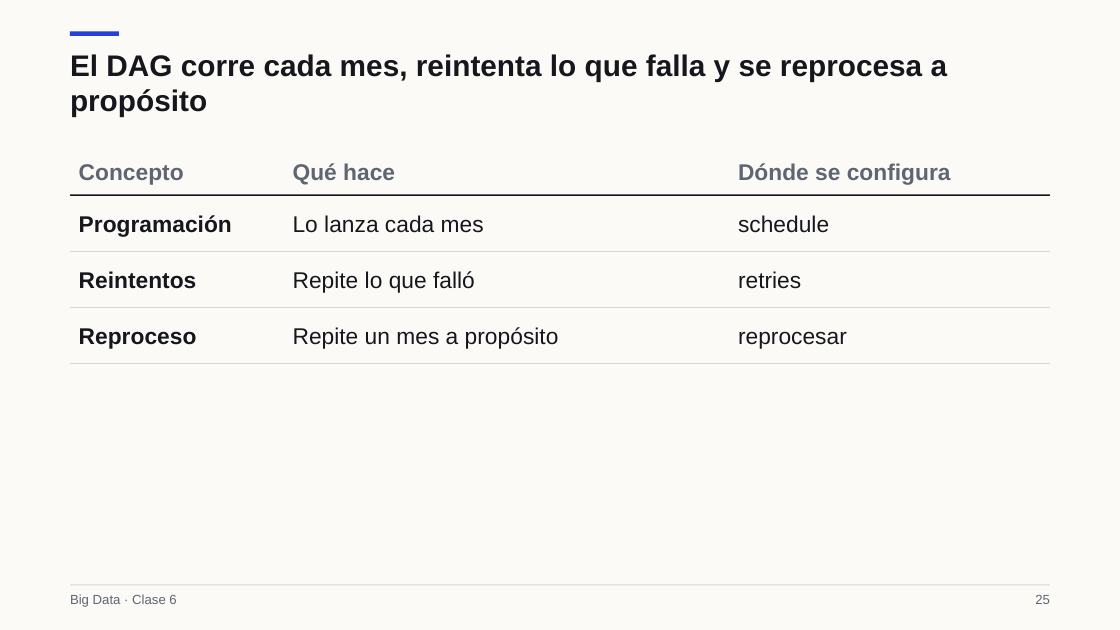
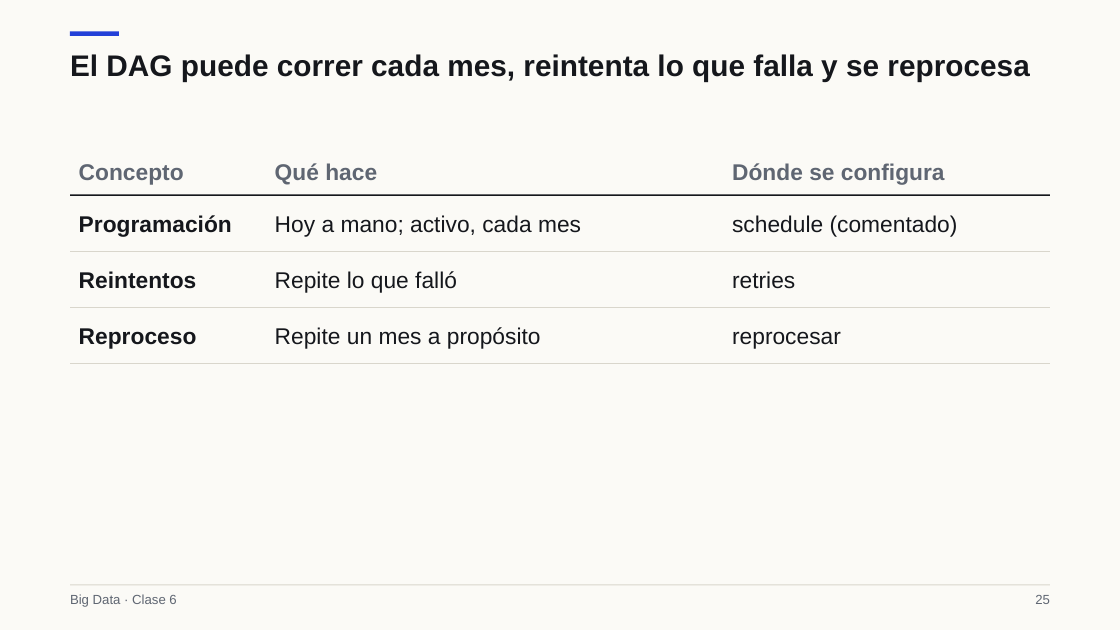
Before and after one commit to Apaezc/bigdata-udem-2026, a slide deck: slide 25 of curso/clase06/deck/slides.pptx. Drawn at 1120x630 pixels with LibreOffice and Linux fonts; fonts in the diff are those of the drawing. Boxes give left, top, right and bottom in pixels: in the first picture for what was removed or moved away, otherwise in the second. Text is boxed around its words. In the diff, an @@ line names an element or a change of style, - is before the commit and + after.

```diff
--- a/curso/clase06/deck/slides.pptx
+++ b/curso/clase06/deck/slides.pptx
@@ text at bbox=[70, 54, 1029, 81]: text changed @@
-El DAG corre cada mes, reintenta lo que falla y se reprocesa a propósito
+El DAG puede correr cada mes, reintenta lo que falla y se reprocesa
@@ text "Qué hace": place and size @@
-text "Qué hace" at bbox=[293, 163, 395, 184]
+text "Qué hace" at bbox=[275, 163, 377, 184]
@@ text "Dónde se configura": place and size @@
-text "Dónde se configura" at bbox=[738, 163, 951, 184]
+text "Dónde se configura" at bbox=[732, 163, 945, 184]
@@ text at bbox=[275, 215, 581, 237]: text changed @@
-Lo lanza cada mes
+Hoy a mano; activo, cada mes
@@ text at bbox=[732, 215, 958, 237]: text changed @@
-schedule
+schedule (comentado)
@@ text "Repite lo que falló": place and size @@
-text "Repite lo que falló" at bbox=[293, 271, 475, 293]
+text "Repite lo que falló" at bbox=[275, 271, 457, 293]
@@ text "retries": place and size @@
-text "retries" at bbox=[738, 271, 801, 289]
+text "retries" at bbox=[732, 271, 795, 289]
@@ text "Repite un mes a propósito": place and size @@
-text "Repite un mes a propósito" at bbox=[293, 327, 559, 349]
+text "Repite un mes a propósito" at bbox=[275, 327, 541, 349]
@@ text "reprocesar": place and size @@
-text "reprocesar" at bbox=[738, 331, 847, 349]
+text "reprocesar" at bbox=[732, 331, 841, 349]
```
Also in this commit, not shown: 8 other slides changed, 4 other files.
